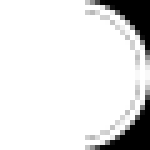
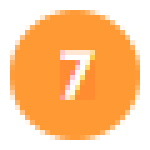
Two versions of the same layered image (w=150, h=150). Layer-by-layer changes:
hid group "Group 2" (4 layers) over [10, 0, 150, 150]
showed group "Group 1" (22 layers) over [10, 0, 150, 150]
added layer "Layer 2" in group "Group 1" over [60, 50, 95, 100]
